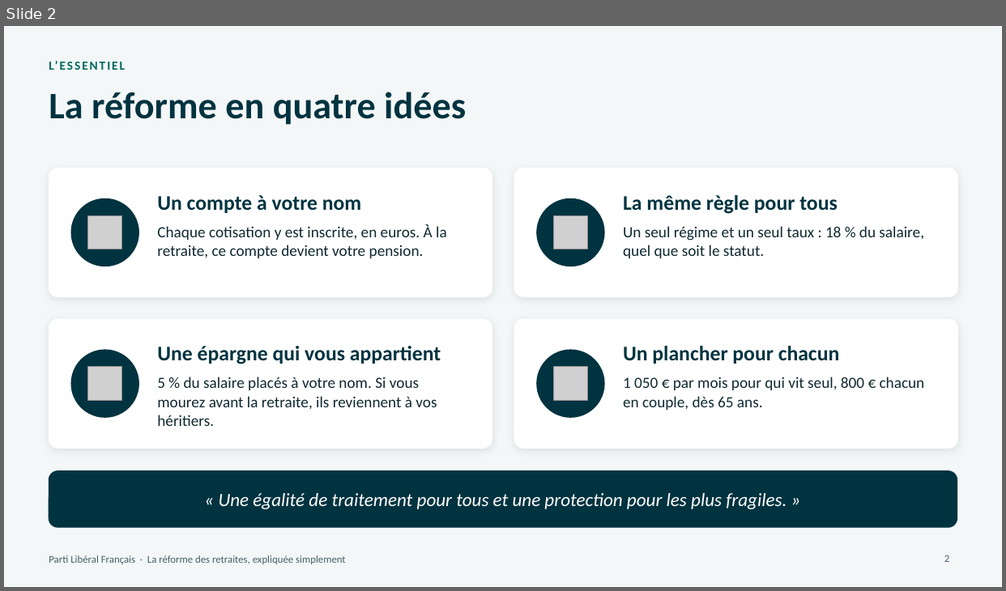
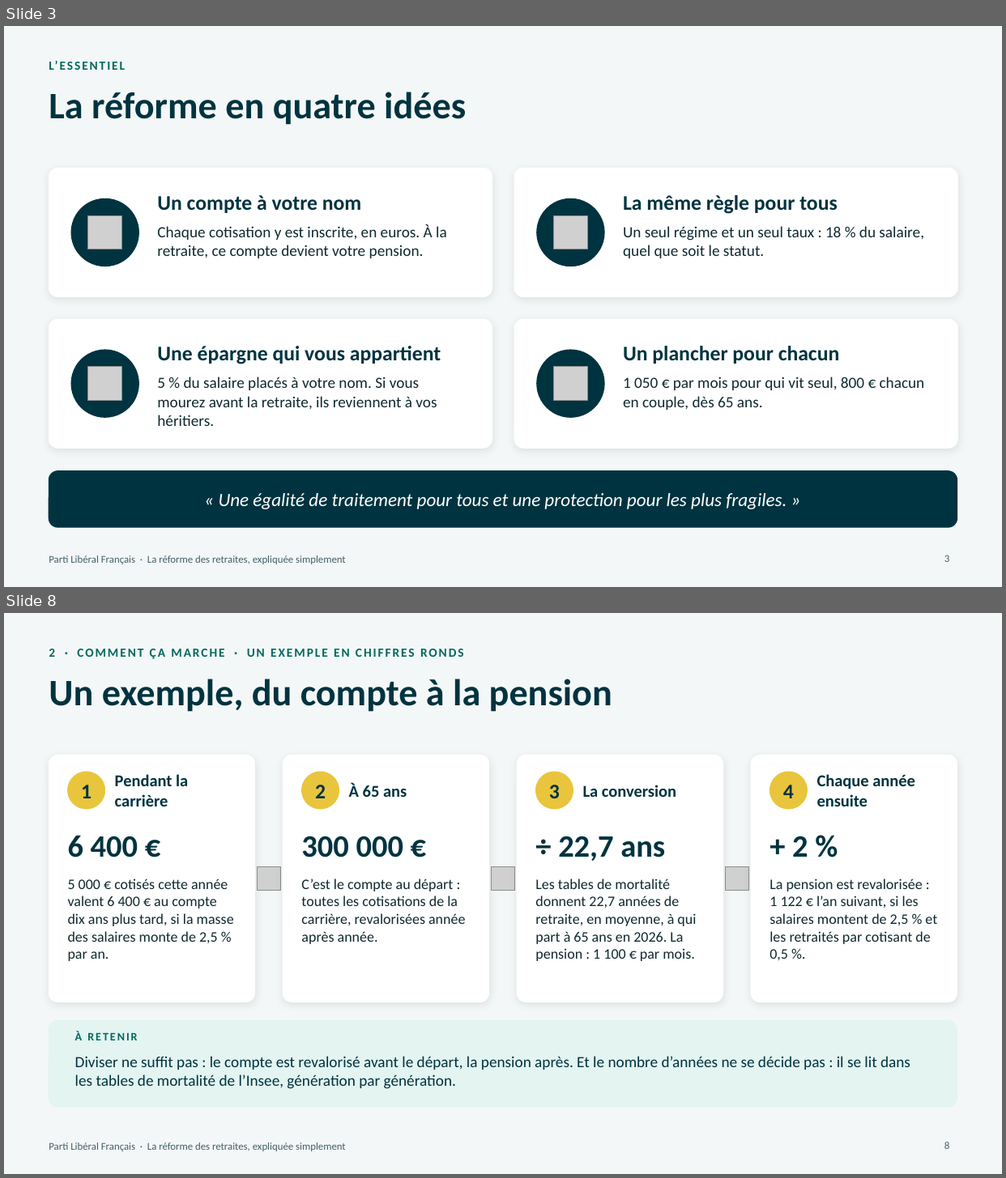
Before and after one commit to g-pliberal/retraitecomptenotionelle, a slide deck: docs/presentation_adherents_novembre_2026.pptx. Shown one above the other, each under a label of ours: slide 2 before the commit, slides 3 and 8 after it; the slides between them are not shown. The pictures are 1006x591 and 1006x1178 pixels, drawn with LibreOffice and Linux fonts; fonts in the diff are those of the drawing; grey boxes stand for pictures. Boxes give left, top, right and bottom in pixels: in the first picture for what was removed or moved away, otherwise in the second. Text is boxed around its words. In the diff, an @@ line names an element or a change of style, - is before the commit and + after.

```diff
--- a/docs/presentation_adherents_novembre_2026.pptx
+++ b/docs/presentation_adherents_novembre_2026.pptx
@@ slide 8 added at bbox=[4, 613, 1002, 1174], background #F4F7F7; not listed: 1 template element that a slide beside it also shows @@
@@ text added at bbox=[49, 649, 464, 659], 12 pt, text #00695F, bold @@
+2 · COMMENT ÇA MARCHE · UN EXEMPLE EN CHIFFRES RONDS
@@ title added at bbox=[49, 679, 612, 712], 36 pt, text #003340, bold @@
+Un exemple, du compte à la pension
@@ rounded rectangle added at bbox=[49, 756, 255, 1003], fill #FFFFFF, outline #FFFFFF 1 pt @@
@@ rounded rectangle added at bbox=[283, 756, 489, 1003], fill #FFFFFF, outline #FFFFFF 1 pt @@
@@ rounded rectangle added at bbox=[517, 756, 722, 1003], fill #FFFFFF, outline #FFFFFF 1 pt @@
@@ rounded rectangle added at bbox=[751, 756, 957, 1003], fill #FFFFFF, outline #FFFFFF 1 pt @@
@@ ellipse added at bbox=[68, 772, 105, 809], fill #E9C53D, outline #E9C53D 0.5 pt @@
@@ text added at bbox=[115, 774, 188, 807], 16 pt, text #003340, bold @@
+Pendant la carrière
@@ ellipse added at bbox=[302, 772, 339, 809], fill #E9C53D, outline #E9C53D 0.5 pt @@
@@ ellipse added at bbox=[535, 772, 573, 809], fill #E9C53D, outline #E9C53D 0.5 pt @@
@@ ellipse added at bbox=[769, 772, 808, 809], fill #E9C53D, outline #E9C53D 0.5 pt @@
@@ text added at bbox=[817, 774, 915, 807], 16 pt, text #003340, bold @@
+Chaque année ensuite
@@ text added at bbox=[81, 785, 91, 798], 20 pt, text #003340, bold @@
+1
@@ text added at bbox=[315, 785, 326, 798], 20 pt, text #003340, bold @@
+2
@@ text added at bbox=[349, 783, 407, 797], 16 pt, text #003340, bold @@
+À 65 ans
@@ text added at bbox=[549, 785, 560, 798], 20 pt, text #003340, bold @@
+3
@@ text added at bbox=[583, 785, 676, 797], 16 pt, text #003340, bold @@
+La conversion
@@ text added at bbox=[783, 785, 794, 798], 20 pt, text #003340, bold @@
+4
@@ text added at bbox=[68, 835, 138, 858], 30 pt, text #003340, bold @@
+6 400 €
@@ text added at bbox=[301, 836, 403, 858], 30 pt, text #003340, bold @@
+300 000 €
@@ text added at bbox=[558, 836, 665, 861], 30 pt, text #003340, bold @@
+÷ 22,7 ans
@@ text added at bbox=[792, 836, 808, 857], 30 pt, text #003340, bold @@
++ 2 %
@@ text added at bbox=[68, 879, 234, 961], 14 pt, text #0F2930 @@
+5 000 € cotisés cette année valent 6 400 € au compte dix ans plus tard, si la masse des salaires monte de 2,5 % par an.
@@ picture added at bbox=[257, 867, 281, 891] @@
@@ text added at bbox=[301, 879, 465, 944], 14 pt, text #0F2930 @@
+C’est le compte au départ : toutes les cotisations de la carrière, revalorisées année après année.
@@ picture added at bbox=[492, 867, 515, 891] @@
@@ text added at bbox=[535, 879, 696, 961], 14 pt, text #0F2930 @@
+Les tables de mortalité donnent 22,7 années de retraite, en moyenne, à qui part à 65 ans en 2026. La pension : 1 100 € par mois.
@@ picture added at bbox=[725, 867, 749, 891] @@
@@ text added at bbox=[769, 879, 937, 960], 14 pt, text #0F2930 @@
+La pension est revalorisée : 1 122 € l’an suivant, si les salaires montent de 2,5 % et les retraités par cotisant de 0,5 %.
@@ rounded rectangle added at bbox=[49, 1021, 957, 1107], fill #E3F4F1, outline #E3F4F1 1 pt @@
@@ text added at bbox=[75, 1031, 137, 1041], 11 pt, text #00695F, bold @@
+À RETENIR
@@ text added at bbox=[75, 1056, 910, 1089], 15 pt, text #003340 @@
+Diviser ne suffit pas : le compte est revalorisé avant le départ, la pension après. Et le nombre d’années ne se décide pas : il se lit dans les tables de mortalité de l’Insee, génération par génération.
@@ page number added at bbox=[944, 1142, 949, 1149], 10 pt, text #44606A @@
+8
@@ what was slide 2 is now slide 3 @@
@@ page number at bbox=[944, 555, 949, 562]: text changed @@
-2
+3
```
Also in this commit, not shown: 18 slides changed, 9 other slides added, 2 other files.
